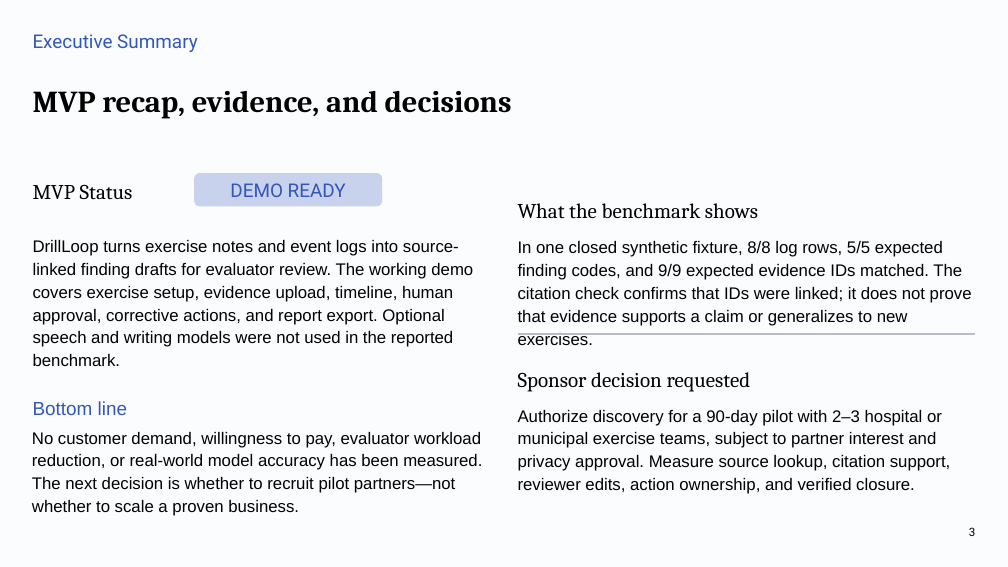
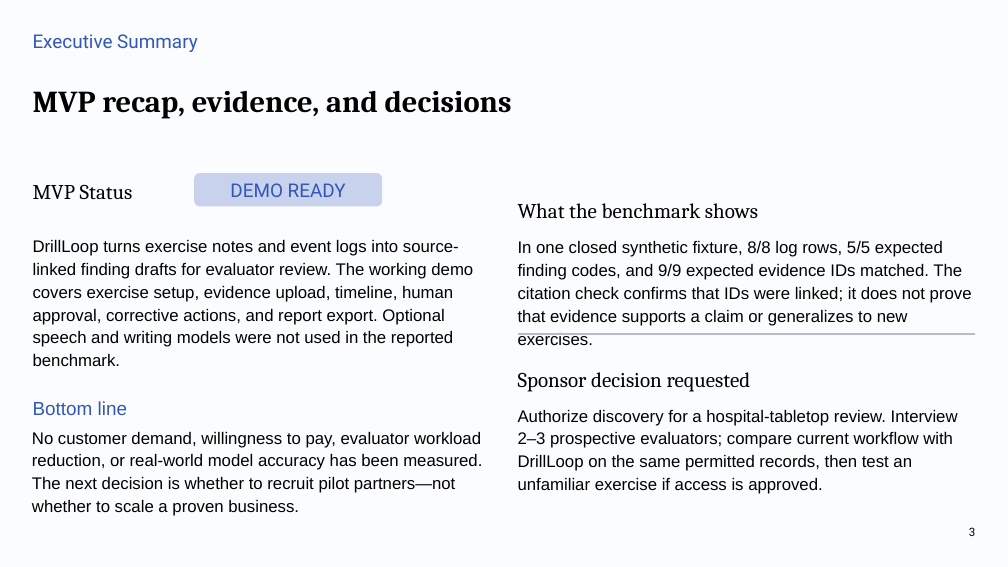
Before and after one commit to deepeshaiml/DrillLoop, a slide deck: slide 3 of DrillLoop_Business_Review.pptx. Drawn at 1008x567 pixels with LibreOffice and Linux fonts; fonts in the diff are those of the drawing. Boxes give left, top, right and bottom in pixels: in the first picture for what was removed or moved away, otherwise in the second. Text is boxed around its words. In the diff, an @@ line names an element or a change of style, - is before the commit and + after.

Commit message:
Align Eureka materials with reviewer feedback

```diff
--- a/DrillLoop_Business_Review.pptx
+++ b/DrillLoop_Business_Review.pptx
@@ text at box(518, 410, 958, 494): text changed @@
-Authorize discovery for a 90-day pilot with 2–3 hospital or municipal exercise teams, subject to partner interest and privacy approval. Measure source lookup, citation support, reviewer edits, action ownership, and verified closure.
+Authorize discovery for a hospital-tabletop review. Interview 2–3 prospective evaluators; compare current workflow with DrillLoop on the same permitted records, then test an unfamiliar exercise if access is approved.
```
Also in this commit, not shown: 11 other slides changed, 14 other files.
